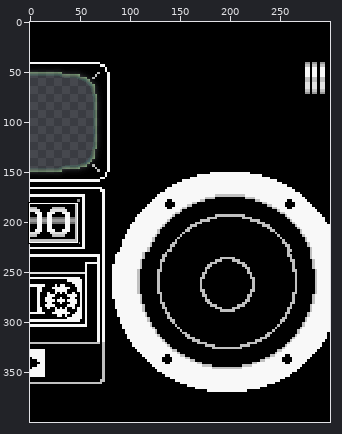
Two states of a sprite sheet, resources/rightboom.png. Above: a wide view before the commit, with the close-up outlined.
Close-up. Before the edit:
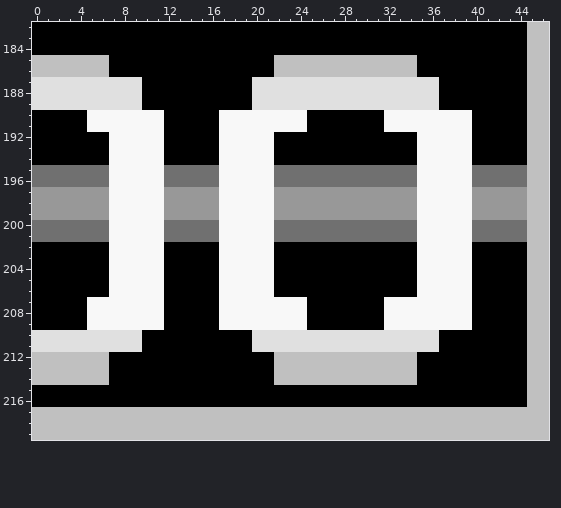
The file is 300x400 pixels. Pixels under 10% opacity are left out. Colours within 5 levels of each other are drawn and written as one. Shown: x 0..46, y 182..219.
New version:
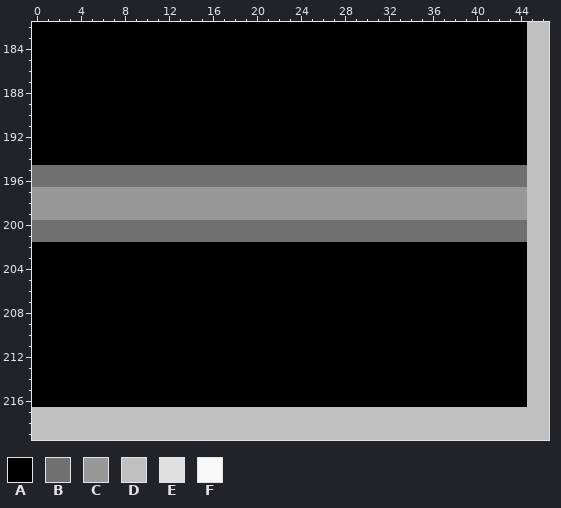
Palette (. is transparent): A #000000  B #707070  C #989898  D #c0c0c0  E #e0e0e0  F #f8f8f8
From old to new:
Colour D becomes colour A in rows 185 to 186 at x 0 to 6 and 22 to 34; in rows 212 to 214 at x 0 to 6 and 22 to 34.
Colour E becomes colour A in rows 187 to 189 at x 0 to 9 and 20 to 36; in rows 210 to 211 at x 0 to 9 and 20 to 36.
Colour F becomes colour A in rows 190 to 191 at x 5 to 11, 17 to 24 and 32 to 39; in rows 192 to 194 at x 7 to 11, 17 to 21 and 35 to 39; in rows 202 to 206 at x 7 to 11, 17 to 21 and 35 to 39; in rows 207 to 209 at x 5 to 11, 17 to 24 and 32 to 39.
Colour F becomes colour B in rows 195 to 196 at x 7 to 11, 17 to 21 and 35 to 39; in rows 200 to 201 at x 7 to 11, 17 to 21 and 35 to 39.
Colour F becomes colour C in rows 197 to 199 at x 7 to 11, 17 to 21 and 35 to 39.
Changed places in both close-ups, as pixel boxes (x1, y1, x2, y2):
changed: (32, 55, 164, 385)
changed: (219, 55, 472, 385)
